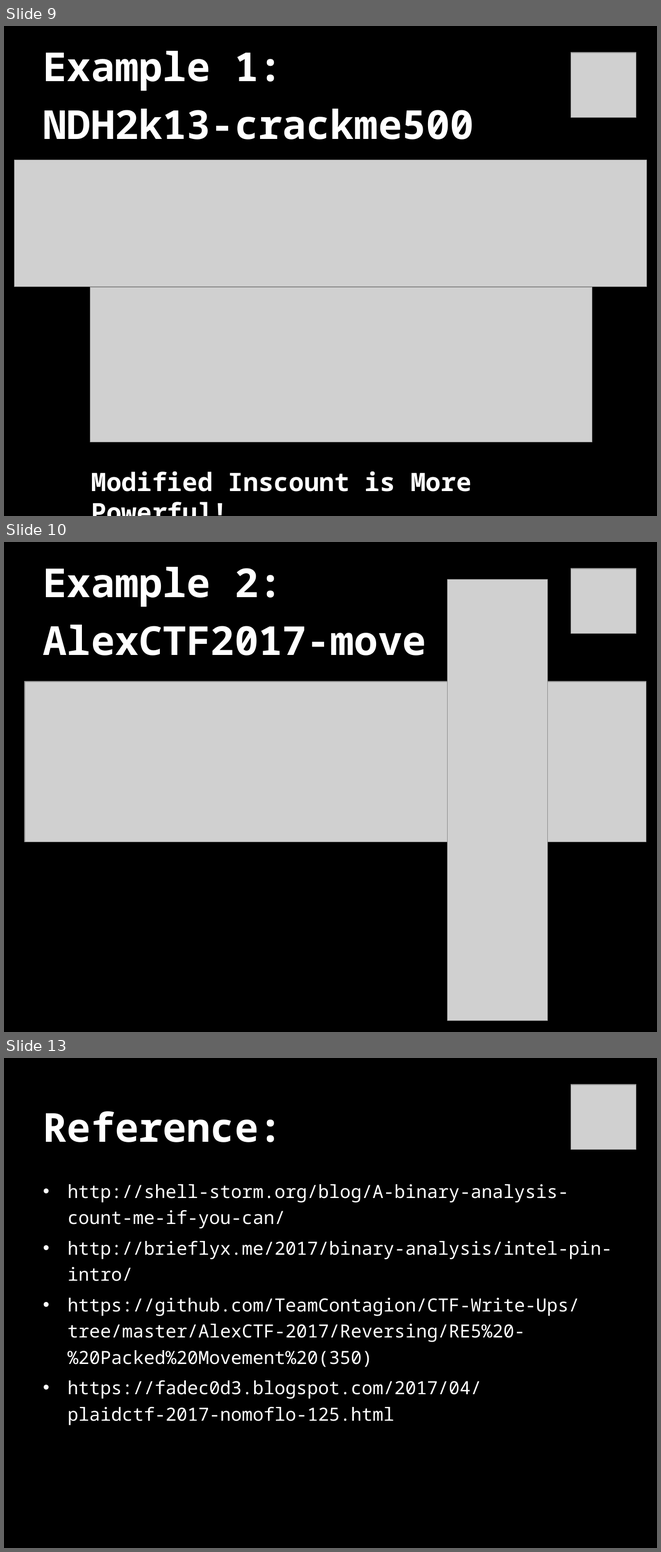
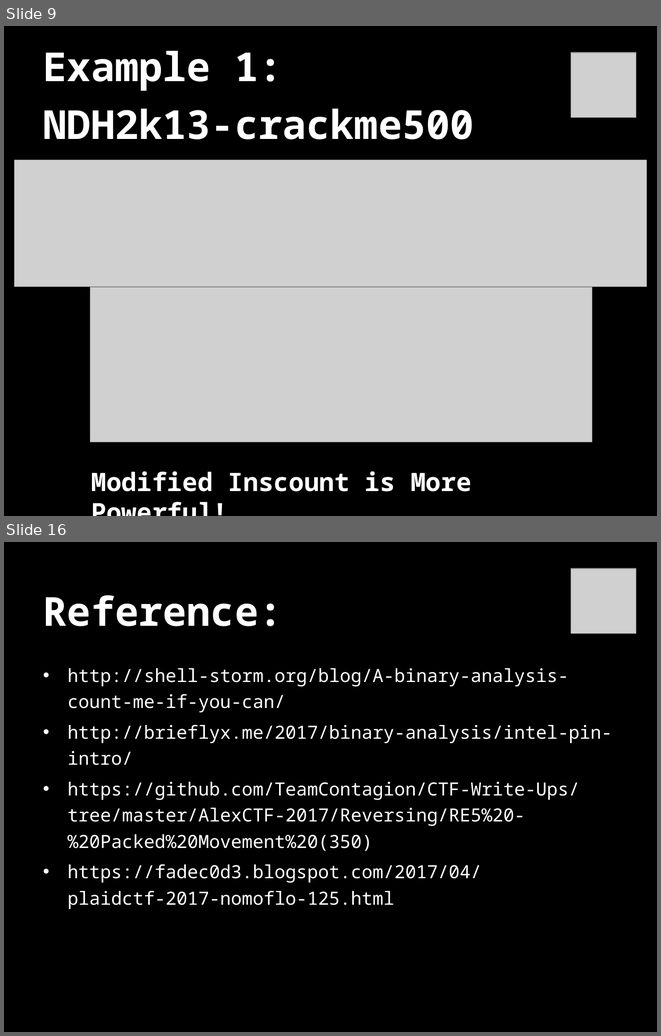
Before and after one commit to bash-c/pin-in-CTF, a slide deck: pin_in_CTF.ppt. Shown one above the other, each under a label of ours: slides 9, 10 and 13 before the commit, slides 9 and 16 after it; the slides between them are not shown. The pictures are 661x1552 and 661x1036 pixels, drawn with LibreOffice and Linux fonts; fonts in the diff are those of the drawing; grey boxes stand for pictures. Boxes give left, top, right and bottom in pixels: in the first picture for what was removed or moved away, otherwise in the second. Text is boxed around its words. In the diff, an @@ line names an element or a change of style, - is before the commit and + after.

```diff
--- a/pin_in_CTF.ppt
+++ b/pin_in_CTF.ppt
@@ slide 10 removed at (4,542,657,1032), background #000000 @@
@@ title removed at (43,566,426,655) @@
-Example 2:
-AlexCTF2017-move
@@ picture removed at (571,569,636,634) @@
@@ picture removed at (448,579,547,1021) @@
@@ picture removed at (25,681,646,841) @@
@@ what was slide 13 is now slide 16 @@
```
Also in this commit, not shown: 3 slides changed, 4 slides added, 16 other files.
